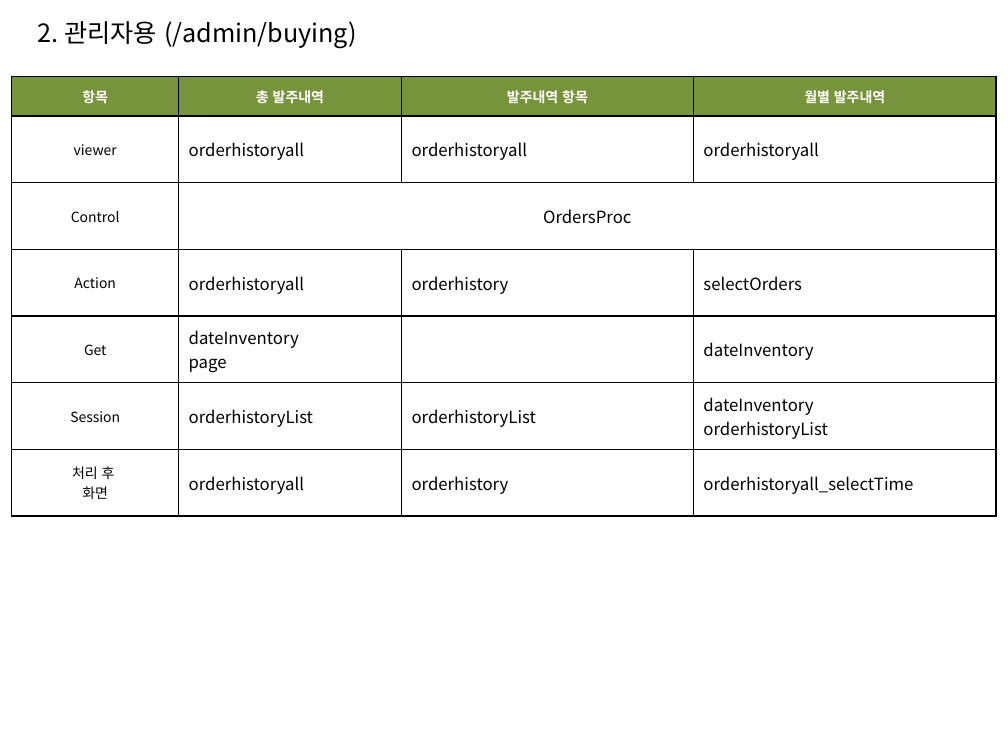
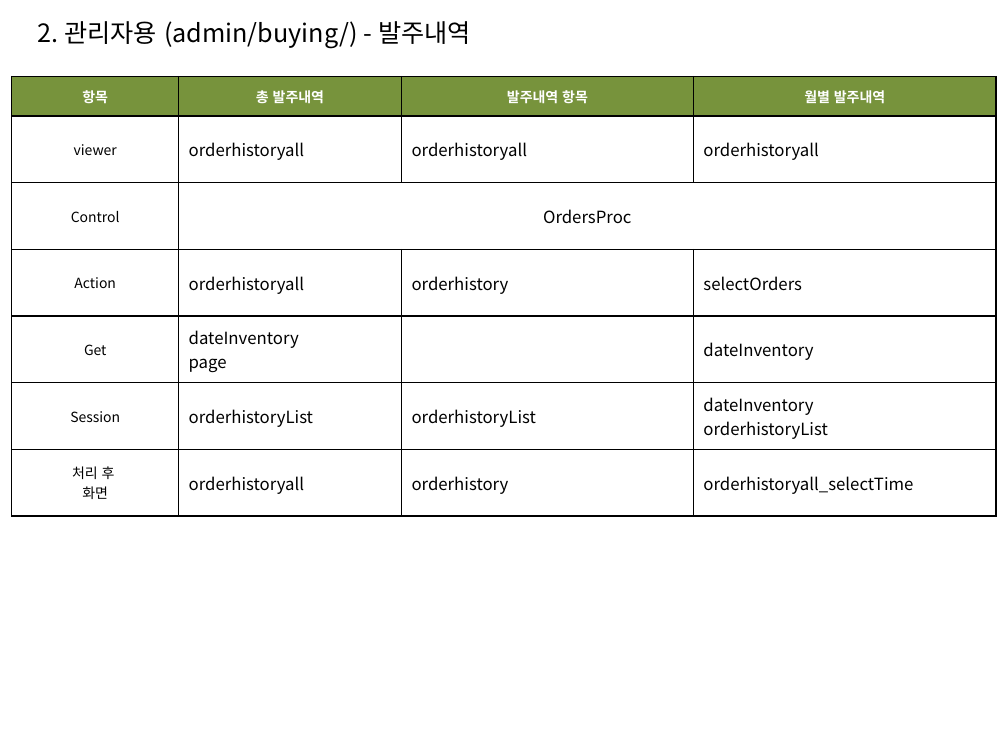
Before and after one commit to sec9590/Project_FullFillment, a slide deck: slide 3 of YellowContainer_MVC.pptx (slide 2 before the commit). Drawn at 1008x756 pixels with LibreOffice and Linux fonts; fonts in the diff are those of the drawing. Boxes give left, top, right and bottom in pixels: in the first picture for what was removed or moved away, otherwise in the second. Text is boxed around its words. In the diff, an @@ line names an element or a change of style, - is before the commit and + after.

```diff
--- a/YellowContainer_MVC.pptx
+++ b/YellowContainer_MVC.pptx
@@ text at bbox=[38, 21, 471, 49]: text changed @@
-2. 관리자용 (/admin/buying)
+2. 관리자용 (admin/buying/) - 발주내역
```
Also in this commit, not shown: 4 other slides changed, 5 slides added, 9 other files.
